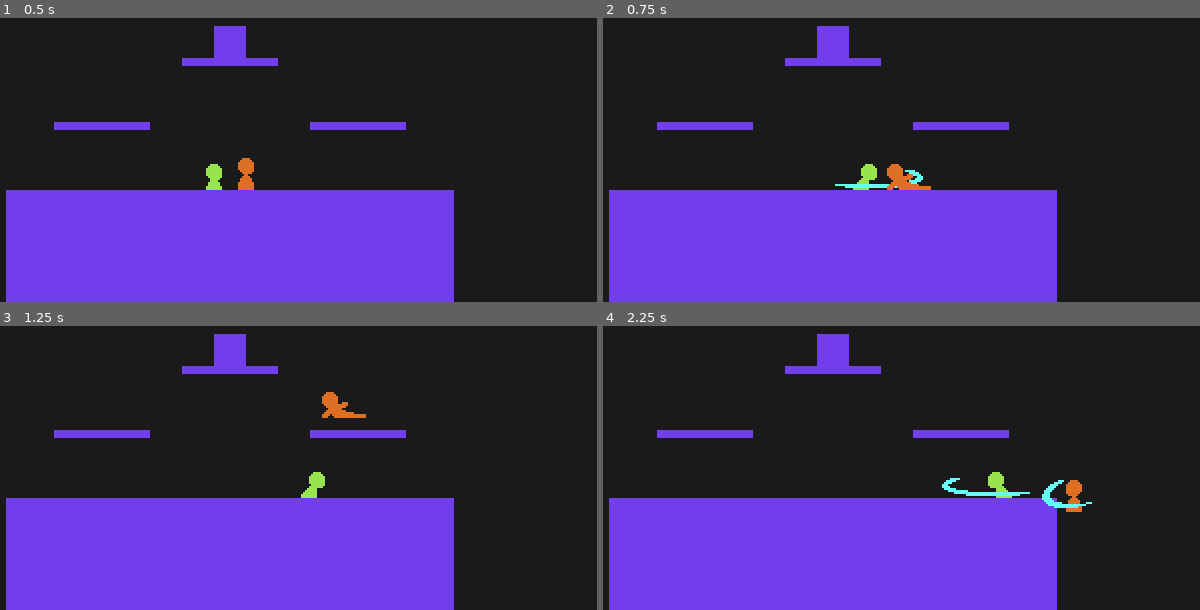
Above: before the commit, frames 1-4 (two rows, left to right).
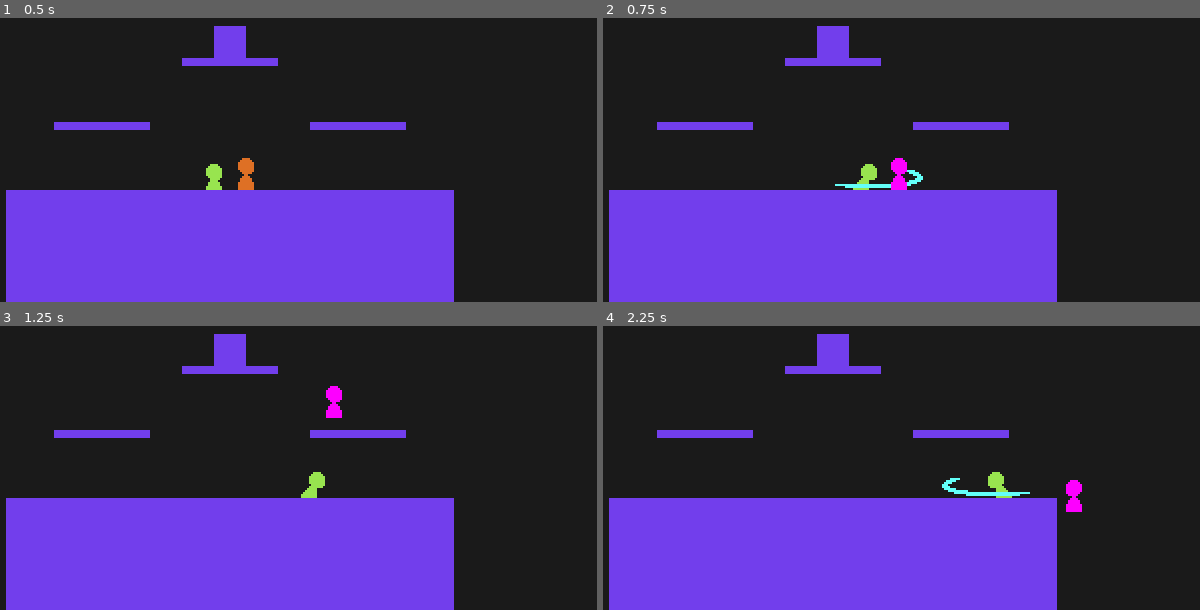
Above: after the commit, the same moments.

Repository: youssefevan/platform-fighter
Game: Godot game, scene res://World.tscn
The game is run twice, just before and just after one commit, with the same random seed, the same clock (stepped at 60 frames per second) and the same inputs.
Inputs:
- Up to frame 1 (0.5 s): no input
- Up to frame 2 (0.75 s): tap Enter at 0.5 s; hold Right (right) from 0.53 s (still down); tap X (attack) at 0.6 s
- Up to frame 3 (1.25 s): keep holding Right (right); tap Z (jump) at 0.77 s
- Up to frame 4 (2.25 s): tap X (attack) at 1.35, 2.1 s; tap Z (jump) at 1.52 s; release Right (right) at 2.03 s; hold Left (left) from 2.03 s (still down)

Frame 1 is identical in both runs. In frame 2, 0.4% of the frame differs, in the area x 47-55%, y 49-61%; in frame 3, 0.4%; in frame 4, 0.4%, in the area x 73-82%, y 54-66%.

Commit message:
Added hitstun anims

Diff:
--- a/PlatformFighter/Scenes/Characters/Red.tscn
+++ b/PlatformFighter/Scenes/Characters/Red.tscn
@@ -184,6 +184,22 @@
 "transitions": PoolRealArray( 1, 1, 1 ),
 "update": 1,
 "values": [ Rect2( 0, 128, 32, 32 ), Rect2( 32, 128, 32, 32 ), Rect2( 64, 128, 32, 32 ) ]
+}
+
+[sub_resource type="Animation" id=17]
+resource_name = "Hitstun"
+step = 0.0166667
+tracks/0/type = "value"
+tracks/0/path = NodePath("Sprite:region_rect")
+tracks/0/interp = 1
+tracks/0/loop_wrap = true
+tracks/0/imported = false
+tracks/0/enabled = true
+tracks/0/keys = {
+"times": PoolRealArray( 0 ),
+"transitions": PoolRealArray( 1 ),
+"update": 0,
+"values": [ Rect2( 224, 32, 32, 32 ) ]
 }
 
 [sub_resource type="Animation" id=4]
@@ -284,7 +300,7 @@
 hframes = 1
 vframes = 1
 region_enabled = true
-region_rect = Rect2( 64, 128, 32, 32 )
+region_rect = Rect2( 224, 32, 32, 32 )
 
 [node name="Animator" type="AnimationPlayer" parent="." index="4"]
 anims/AerialDown = SubResource( 13 )
@@ -298,6 +314,7 @@
 anims/GroundNeutral = SubResource( 9 )
 anims/GroundSide = SubResource( 12 )
 anims/GroundUp = SubResource( 15 )
+anims/Hitstun = SubResource( 17 )
 anims/Idle = SubResource( 4 )
 anims/Jump = SubResource( 5 )
 anims/Jumpsquat = SubResource( 6 )
--- a/PlatformFighter/Scenes/Characters/Timber.tscn
+++ b/PlatformFighter/Scenes/Characters/Timber.tscn
@@ -890,6 +890,22 @@
 "transitions": PoolRealArray( 1 ),
 "update": 0,
 "values": [ -80.0 ]
+}
+
+[sub_resource type="Animation" id=41]
+resource_name = "Hitstun"
+step = 0.0166667
+tracks/0/type = "value"
+tracks/0/path = NodePath("Sprite:region_rect")
+tracks/0/interp = 1
+tracks/0/loop_wrap = true
+tracks/0/imported = false
+tracks/0/enabled = true
+tracks/0/keys = {
+"times": PoolRealArray( 0 ),
+"transitions": PoolRealArray( 1 ),
+"update": 0,
+"values": [ Rect2( 224, 64, 32, 32 ) ]
 }
 
 [sub_resource type="Animation" id=6]
@@ -1052,12 +1068,12 @@
 hframes = 1
 vframes = 1
 region_enabled = true
-region_rect = Rect2( 0, 128, 32, 32 )
+region_rect = Rect2( 224, 64, 32, 32 )
 
 [node name="Hitbox" parent="." index="2"]
-damage = 12.0
-kb_power = 160.0
-kb_angle = -70.0
+damage = 8.0
+kb_power = 200.0
+kb_angle = 70.0
 
 [node name="Bounds" parent="Hitbox" index="0"]
 rotation = 1.5708
@@ -1079,6 +1095,7 @@
 anims/GroundNeutral = SubResource( 26 )
 anims/GroundSide = SubResource( 13 )
 anims/GroundUp = SubResource( 28 )
+anims/Hitstun = SubResource( 41 )
 anims/Idle = SubResource( 6 )
 anims/Jump = SubResource( 7 )
 anims/Jumpsquat = SubResource( 8 )
Not shown: 1 places in PlatformFighter/Scenes/Characters/Red.tscn that only renumber resources
Not shown: 1 places in PlatformFighter/Scenes/Characters/Timber.tscn that only renumber resources
Binary file changed: PlatformFighter/Sprites/Characters/red.png
Binary file changed: PlatformFighter/Sprites/Characters/timber.png
